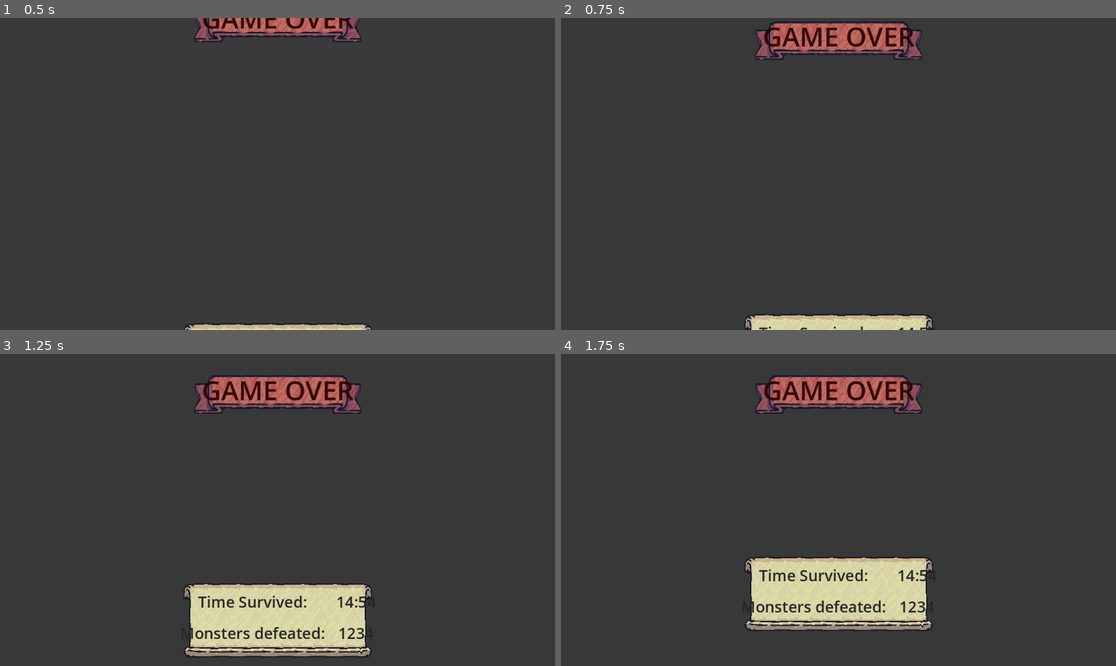
Above: before the commit, frames 1-4 (two rows, left to right).
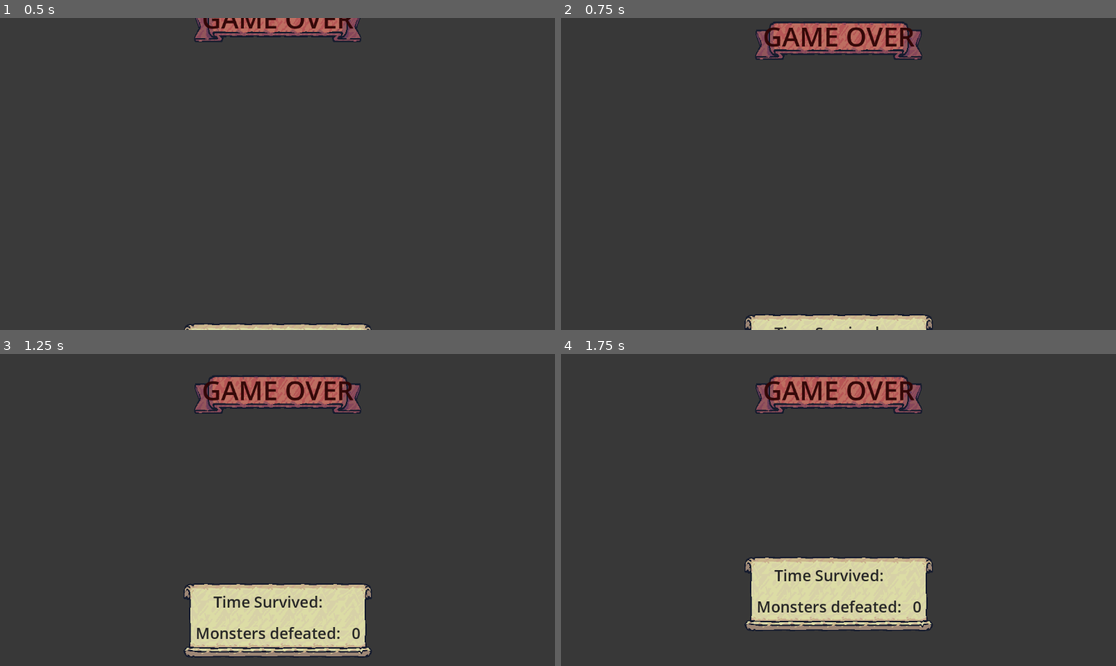
Above: after the commit, the same moments.

Repository: KarinaGante/BootcampSantander
Game: Godot game, scene res://GUI/gameOverUI.tscn
Same seed, same stepped clock (60 frames per second), same inputs: the game is played once before the commit and once after it. This scene is started directly instead of the project's main scene.
Inputs (mouse positions are in pixels of both pictures, inside the frame that each line leads up to):
- Up to frame 1 (0.5 s): no input
- Up to frame 2 (0.75 s): move the mouse to (960, 158) at 0.52 s; hold D (move_right) from 0.53 s (still down); click (960, 158) at 0.6 s
- Up to frame 3 (1.25 s): keep holding D (move_right)
- Up to frame 4 (1.75 s): move the mouse to (727, 525) at 1.27 s; release D (move_right) at 1.28 s; hold S (move_down) from 1.28 s (still down); click (727, 525) at 1.35 s

Frame 1 is identical in both runs. In frame 2, less than 0.1% of the frame differs, in the area x 35-66%, y 98-100%; in frame 3, 1.1%; in frame 4, 1.1%, in the area x 34-66%, y 68-83%.

Commit message:
Avisando o jogo sobre game over usando Signal / Criando a tela de game over / Resetando jogo

Diff:
--- /dev/null
+++ b/Game Design com Godot/Tiny Swords/GUI/gameOverUI.gd
@@ -0,0 +1,27 @@
+class_name GameOverUI
+
+extends CanvasLayer
+
+@onready var timeLabel = %TimeLabel
+@onready var monstersLabel = %MonstersLabel
+
+@export var restartDelay: float = 5.0
+
+var restartCooldown: float
+var timeSurvived: String
+var monstersDefeated: int
+
+func _ready():
+	timeLabel.text = timeSurvived
+	monstersLabel.text = str(monstersDefeated)
+	restartCooldown = restartDelay
+
+func _process(delta):
+	restartCooldown -= delta
+
+	if restartCooldown <= 0:
+		restartGame()
+
+func restartGame():
+	GameManager.reset()
+	get_tree().reload_current_scene()
--- a/Game Design com Godot/Tiny Swords/GUI/gameOverUI.tscn
+++ b/Game Design com Godot/Tiny Swords/GUI/gameOverUI.tscn
@@ -1,6 +1,7 @@
-[gd_scene load_steps=12 format=3 uid="uid://cbwxewdan4gax"]
+[gd_scene load_steps=13 format=3 uid="uid://cbwxewdan4gax"]
 
 [ext_resource type="Texture2D" uid="uid://bpg0ulyec1jwl" path="res://addons/Tiny Swords (Update 010)/UI/Ribbons/Ribbon_Red_3Slides.png" id="1_ippf7"]
+[ext_resource type="Script" path="res://GUI/gameOverUI.gd" id="1_rkacr"]
 [ext_resource type="Texture2D" uid="uid://qabu8kr3p4pn" path="res://addons/Tiny Swords (Update 010)/UI/Banners/Banner_Vertical.png" id="2_s8u3d"]
 
 [sub_resource type="StyleBoxTexture" id="StyleBoxTexture_70c2n"]
@@ -34,6 +35,45 @@
 font = SubResource("SystemFont_88wtk")
 font_size = 32
 font_color = Color(0.15, 0.15, 0.15, 1)
+
+[sub_resource type="Animation" id="Animation_nd6i2"]
+length = 0.001
+tracks/0/type = "value"
+tracks/0/imported = false
+tracks/0/enabled = true
+tracks/0/path = NodePath("Background:color")
+tracks/0/interp = 1
+tracks/0/loop_wrap = true
+tracks/0/keys = {
+"times": PackedFloat32Array(0),
+"transitions": PackedFloat32Array(1),
+"update": 0,
+"values": [Color(0.188235, 0.188235, 0.188235, 0)]
+}
+tracks/1/type = "value"
+tracks/1/imported = false
+tracks/1/enabled = true
+tracks/1/path = NodePath("TopPanel:position")
+tracks/1/interp = 1
+tracks/1/loop_wrap = true
+tracks/1/keys = {
+"times": PackedFloat32Array(0),
+"transitions": PackedFloat32Array(1),
+"update": 0,
+"values": [Vector2(399.5, 44)]
+}
+tracks/2/type = "value"
+tracks/2/imported = false
+tracks/2/enabled = true
+tracks/2/path = NodePath("BottomPanel:position")
+tracks/2/interp = 1
+tracks/2/loop_wrap = true
+tracks/2/keys = {
+"times": PackedFloat32Array(0),
+"transitions": PackedFloat32Array(1),
+"update": 0,
+"values": [Vector2(376.5, 414)]
+}
 
 [sub_resource type="Animation" id="Animation_r0r03"]
 resource_name = "default"
@@ -75,45 +115,6 @@
 "values": [Vector2(376.5, 631), Vector2(376.5, 414)]
 }
 
-[sub_resource type="Animation" id="Animation_nd6i2"]
-length = 0.001
-tracks/0/type = "value"
-tracks/0/imported = false
-tracks/0/enabled = true
-tracks/0/path = NodePath("Background:color")
-tracks/0/interp = 1
-tracks/0/loop_wrap = true
-tracks/0/keys = {
-"times": PackedFloat32Array(0),
-"transitions": PackedFloat32Array(1),
-"update": 0,
-"values": [Color(0.188235, 0.188235, 0.188235, 0)]
-}
-tracks/1/type = "value"
-tracks/1/imported = false
-tracks/1/enabled = true
-tracks/1/path = NodePath("TopPanel:position")
-tracks/1/interp = 1
-tracks/1/loop_wrap = true
-tracks/1/keys = {
-"times": PackedFloat32Array(0),
-"transitions": PackedFloat32Array(1),
-"update": 0,
-"values": [Vector2(399.5, 44)]
-}
-tracks/2/type = "value"
-tracks/2/imported = false
-tracks/2/enabled = true
-tracks/2/path = NodePath("BottomPanel:position")
-tracks/2/interp = 1
-tracks/2/loop_wrap = true
-tracks/2/keys = {
-"times": PackedFloat32Array(0),
-"transitions": PackedFloat32Array(1),
-"update": 0,
-"values": [Vector2(376.5, 414)]
-}
-
 [sub_resource type="AnimationLibrary" id="AnimationLibrary_2yk2c"]
 _data = {
 "RESET": SubResource("Animation_nd6i2"),
@@ -121,6 +122,7 @@
 }
 
 [node name="GameOverUI" type="CanvasLayer"]
+script = ExtResource("1_rkacr")
 
 [node name="Background" type="ColorRect" parent="."]
 anchors_preset = 15
@@ -128,15 +130,15 @@
 anchor_bottom = 1.0
 grow_horizontal = 2
 grow_vertical = 2
-color = Color(0.188235, 0.188235, 0.188235, 0.705882)
+color = Color(0.188235, 0.188235, 0.188235, 0)
 
 [node name="TopPanel" type="Panel" parent="."]
 anchors_preset = 5
 anchor_left = 0.5
 anchor_right = 0.5
-offset_left = -176.5
+offset_left = 399.5
 offset_top = 44.0
-offset_right = 176.5
+offset_right = 752.5
 offset_bottom = 128.0
 grow_horizontal = 2
 theme_override_styles/panel = SubResource("StyleBoxTexture_70c2n")
@@ -165,10 +167,10 @@
 anchor_top = 1.0
 anchor_right = 0.5
 anchor_bottom = 1.0
-offset_left = -199.5
-offset_top = -234.0
-offset_right = 199.5
-offset_bottom = -74.0027
+offset_left = 376.5
+offset_top = 414.0
+offset_right = 775.5
+offset_bottom = 573.997
 grow_horizontal = 2
 grow_vertical = 0
 theme_override_styles/panel = SubResource("StyleBoxTexture_xkf8x")
--- a/Game Design com Godot/Tiny Swords/enemies/behaviors/followPlayer.gd
+++ b/Game Design com Godot/Tiny Swords/enemies/behaviors/followPlayer.gd
@@ -10,6 +10,9 @@
 	sprite  = enemy.get_node("AnimatedSprite2D")
 
 func _physics_process(delta: float) -> void :
+	# ignorar game over
+	if GameManager.isGameOver: return
+
 	# calculo direcao
 	var playerPosition = GameManager.playerPosition
 	var difference = playerPosition - enemy.position
--- a/Game Design com Godot/Tiny Swords/gameManager.gd
+++ b/Game Design com Godot/Tiny Swords/gameManager.gd
@@ -1,4 +1,20 @@
 extends Node
+
+signal gameOver
 
 var player: Player
 var playerPosition: Vector2
+var isGameOver: bool = false
+
+func endGame():
+	if isGameOver: return
+	isGameOver = true
+	gameOver.emit()
+
+func reset():
+	player = null
+	playerPosition = Vector2.ZERO
+	isGameOver = false
+
+	for connection in gameOver.get_connections():
+		gameOver.disconnect(connection.callable)
--- /dev/null
+++ b/Game Design com Godot/Tiny Swords/main.gd
@@ -0,0 +1,19 @@
+extends Node
+
+@export var gameUI: CanvasLayer
+@export var gameOverUItemplate: PackedScene
+
+func _ready():
+	GameManager.gameOver.connect(triggerGameOver)
+
+func triggerGameOver():
+	# deletar game UI
+	if gameUI:
+		gameUI.queue_free()
+		gameUI = null
+
+	# criar game over UI
+	var gameOverUI: GameOverUI = gameOverUItemplate.instantiate()
+	gameOverUI.monstersDefeated = 999
+	gameOverUI.timeSurvived = "01:58"
+	add_child(gameOverUI)
--- a/Game Design com Godot/Tiny Swords/main.tscn
+++ b/Game Design com Godot/Tiny Swords/main.tscn
@@ -1,6 +1,8 @@
-[gd_scene load_steps=23 format=3 uid="uid://cpkv0hkgk1hky"]
-
+[gd_scene load_steps=25 format=3 uid="uid://cpkv0hkgk1hky"]
+
+[ext_resource type="Script" path="res://main.gd" id="1_2mwc4"]
 [ext_resource type="PackedScene" uid="uid://dkbe6famom5xx" path="res://systems/mobSpawner.tscn" id="1_8x3vw"]
+[ext_resource type="PackedScene" uid="uid://cbwxewdan4gax" path="res://GUI/gameOverUI.tscn" id="2_s42dy"]
 [ext_resource type="PackedScene" uid="uid://bujh04vn4qhhu" path="res://player/player.tscn" id="2_u33r2"]
 [ext_resource type="PackedScene" uid="uid://cqk7kj8du0jx3" path="res://GUI/gui.tscn" id="3_2jnji"]
 [ext_resource type="Texture2D" uid="uid://b0xfp4equdxp5" path="res://addons/Tiny Swords (Update 010)/Terrain/Ground/Tilemap_Flat.png" id="4_3r7wi"]
@@ -96,8 +98,11 @@
 [sub_resource type="RectangleShape2D" id="RectangleShape2D_dcuct"]
 size = Vector2(4459, 515)
 
-[node name="Main" type="Node2D"]
+[node name="Main" type="Node2D" node_paths=PackedStringArray("gameUI")]
 y_sort_enabled = true
+script = ExtResource("1_2mwc4")
+gameUI = NodePath("GUI")
+gameOverUItemplate = ExtResource("2_s42dy")
 
 [node name="TileMap" type="TileMap" parent="."]
 y_sort_enabled = true
--- a/Game Design com Godot/Tiny Swords/player/player.gd
+++ b/Game Design com Godot/Tiny Swords/player/player.gd
@@ -199,6 +199,8 @@
 		die()
 
 func die() -> void:
+	GameManager.endGame()
+
 	if deathPrefab:
 		var deathObject = deathPrefab.instantiate()
 		deathObject.position = position
--- a/Game Design com Godot/Tiny Swords/systems/difficultySystem.gd
+++ b/Game Design com Godot/Tiny Swords/systems/difficultySystem.gd
@@ -9,6 +9,10 @@
 var time: float = 0.0
 
 func _process(delta):
+	# ignorar game over
+	if GameManager.isGameOver: return
+
+	# incrementar temporizador
 	time += delta
 
 	# dificuldade linear
--- a/Game Design com Godot/Tiny Swords/systems/mobSpawner.gd
+++ b/Game Design com Godot/Tiny Swords/systems/mobSpawner.gd
@@ -10,6 +10,9 @@
 var cooldown: float = 0.0
 
 func _process(delta: float):
+	# ignorar game over
+	if GameManager.isGameOver: return
+
 	# temporizador
 	cooldown -= delta
 	if cooldown > 0: return
